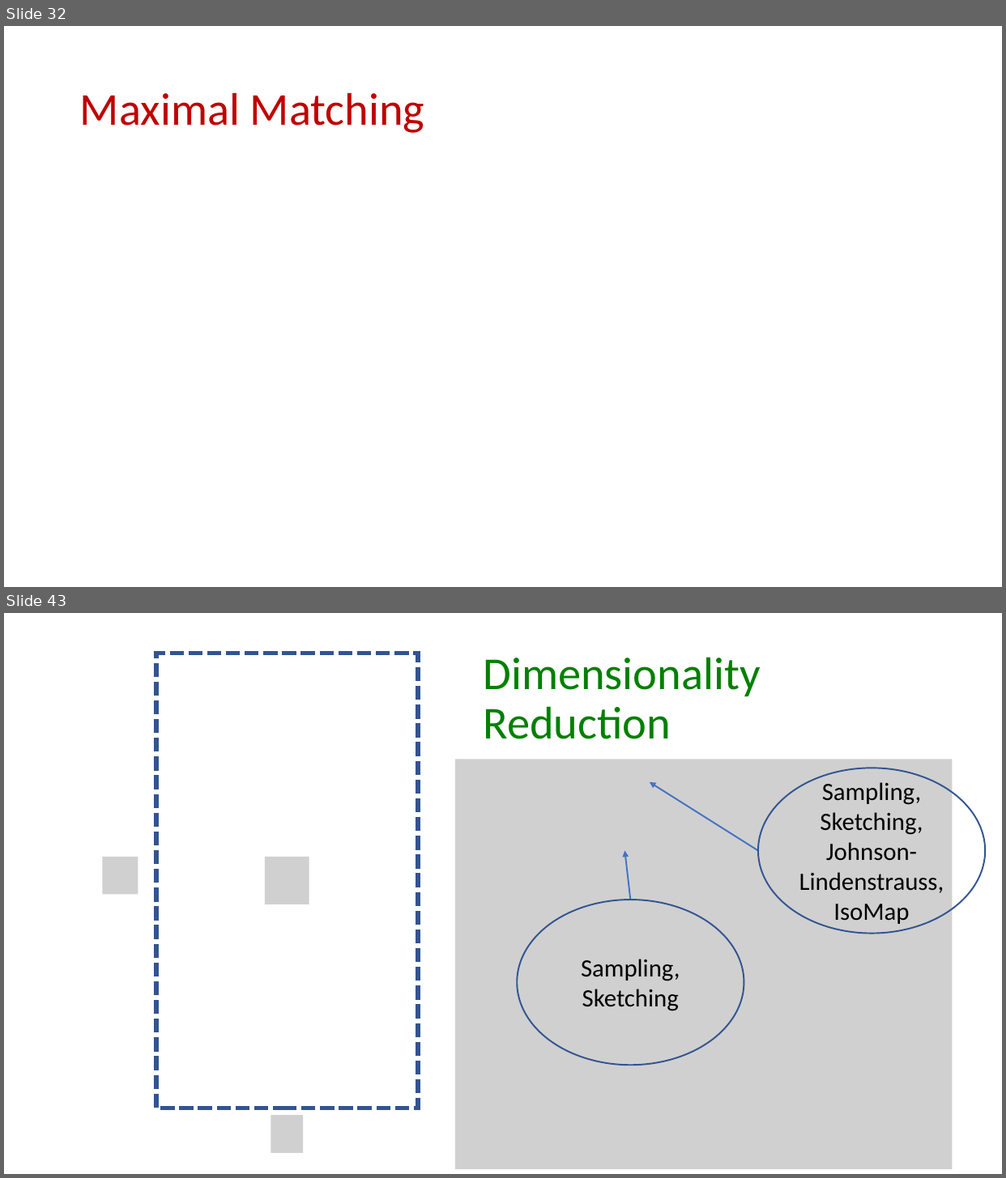
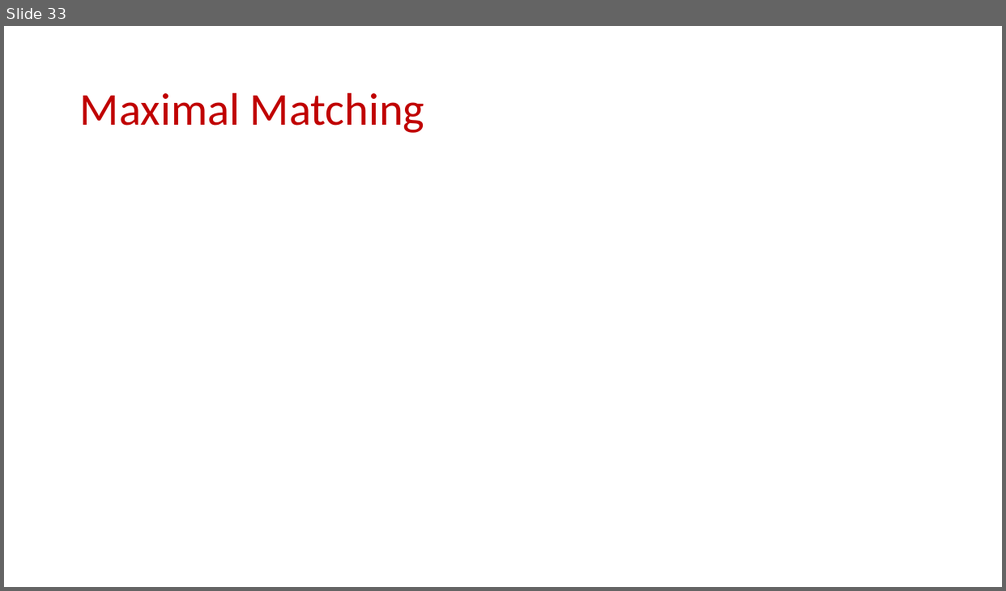
Before and after one commit to samsonzhou/samsonzhou.github.io, a slide deck: CSCE689-23/L19.pptx. Shown one above the other, each under a label of ours: slides 32 and 43 before the commit, slide 33 after it; the slides between them are not shown. The pictures are 1006x1178 and 1006x591 pixels, drawn with LibreOffice and Linux fonts; fonts in the diff are those of the drawing; grey boxes stand for pictures. Boxes give left, top, right and bottom in pixels: in the first picture for what was removed or moved away, otherwise in the second. Text is boxed around its words. In the diff, an @@ line names an element or a change of style, - is before the commit and + after.

```diff
--- a/CSCE689-23/L19.pptx
+++ b/CSCE689-23/L19.pptx
@@ slide 43 removed at (4,613,1002,1174), background #FFFFFF @@
@@ rectangle removed at (156,653,418,1108) @@
@@ title removed at (483,657,760,739) @@
-Dimensionality Reduction
@@ picture removed at (455,759,953,1170) @@
@@ arrow removed from (759, 851) to (650, 782) @@
@@ ellipse removed at (759,768,986,934) @@
-Sampling, Sketching, Johnson-Lindenstrauss, IsoMap
@@ arrow removed from (631, 900) to (624, 851) @@
@@ picture removed at (102,857,138,895) @@
@@ picture removed at (265,857,309,905) @@
@@ ellipse removed at (517,900,744,1065) @@
-Sampling, Sketching
@@ picture removed at (271,1115,304,1152) @@
@@ what was slide 32 is now slide 33 @@
```
Also in this commit, not shown: 2 slides changed, 1 slide added, 36 other slides removed, 4 other files.
